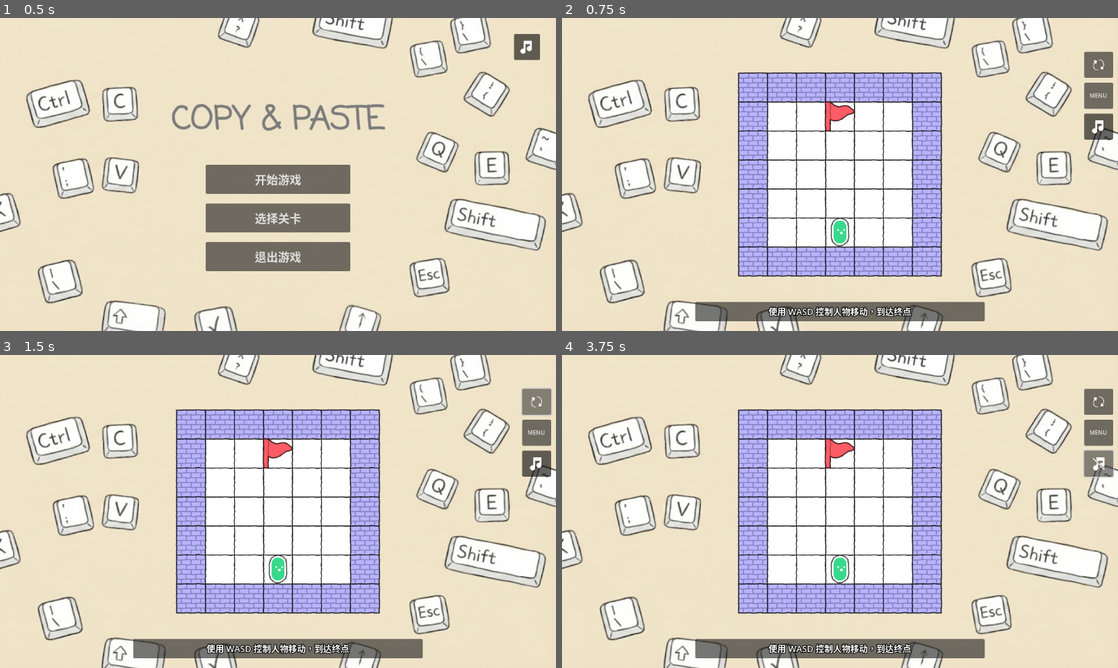
Above: before the commit, frames 1-4 (two rows, left to right).
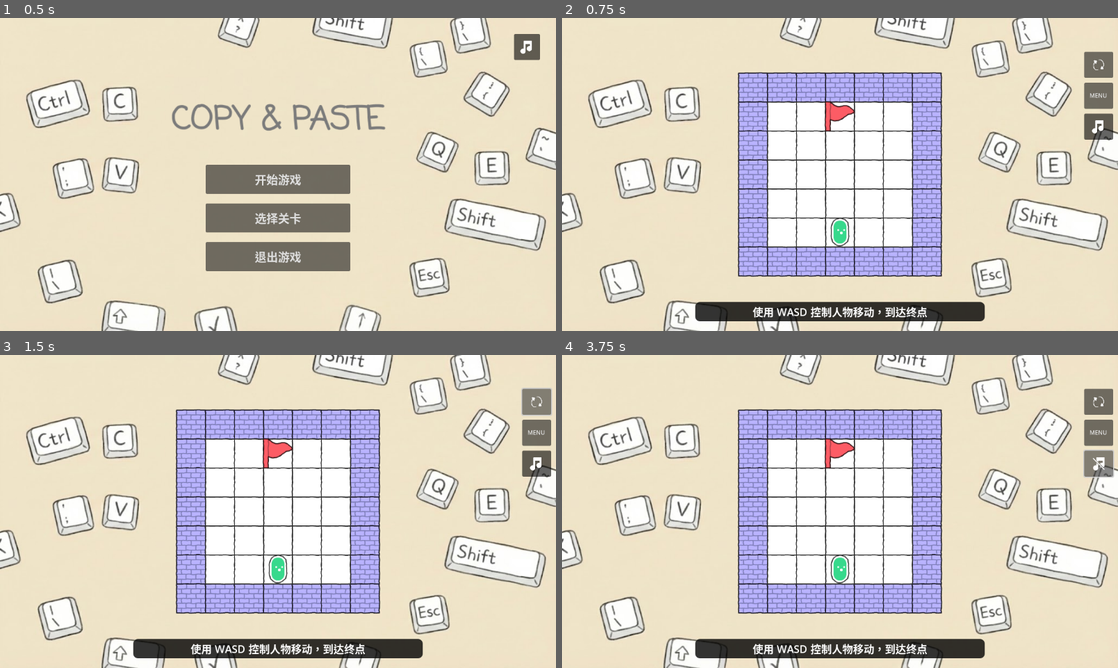
Above: after the commit, the same moments.

Repository: 494311870/jam-mask
Game: Godot game, scene res://scenes/main_menu.tscn
The game is run twice, just before and just after one commit, with the same random seed, the same clock (stepped at 60 frames per second) and the same inputs.
Inputs (mouse positions are in pixels of both pictures, inside the frame that each line leads up to):
- Up to frame 1 (0.5 s): no input
- Up to frame 2 (0.75 s): click "开始游戏" at 0.5 s
- Up to frame 3 (1.5 s): click (539, 401) at 1.25 s
- Up to frame 4 (3.75 s): click (1101, 401) at 2 s; click (1101, 401) at 2.75 s; click (1101, 464) at 3.5 s

Frame 1 is identical in both runs. In frame 2, 3.0% of the frame differs, in the area x 23-77%, y 90-97%; in frame 3, 3.0%; in frame 4, 3.0%.

Commit message:
修改菜单样式

Diff:
--- a/scenes/main.tscn
+++ b/scenes/main.tscn
@@ -8,6 +8,13 @@
 [ext_resource type="Script" uid="uid://dqhtv8otmp3dc" path="res://scenes/main_ui.gd" id="6_main_ui"]
 [ext_resource type="Texture2D" uid="uid://bwhskl0nr5eqt" path="res://art/ui/DoubleCircleArrows1.png" id="7_restart_icon"]
 [ext_resource type="Texture2D" uid="uid://bfd3yfqef0wpd" path="res://art/ui/Music-On.png" id="8_music_on"]
+
+[sub_resource type="StyleBoxFlat" id="StyleBoxFlat_tipki"]
+bg_color = Color(0, 0, 0, 0.8)
+corner_radius_top_left = 10
+corner_radius_top_right = 10
+corner_radius_bottom_right = 10
+corner_radius_bottom_left = 10
 
 [node name="Main" type="Node2D"]
 script = ExtResource("1_main")
@@ -128,14 +135,14 @@
 
 [node name="Panel" type="Panel" parent="MainUI/HintContainer"]
 layout_mode = 2
+theme_override_styles/panel = SubResource("StyleBoxFlat_tipki")
 
 [node name="LabelHint" type="Label" parent="MainUI/HintContainer"]
 unique_name_in_owner = true
 custom_minimum_size = Vector2(300, 0)
 layout_mode = 2
 theme_override_colors/font_outline_color = Color(0, 0, 0, 1)
-theme_override_constants/outline_size = 6
-theme_override_font_sizes/font_size = 18
+theme_override_font_sizes/font_size = 22
 text = "Level Hint"
 horizontal_alignment = 1
 vertical_alignment = 1
--- a/scenes/viewfinder/shape_inventory_ui.tscn
+++ b/scenes/viewfinder/shape_inventory_ui.tscn
@@ -37,6 +37,7 @@
 
 [node name="Title" type="Label" parent="Panel/MarginContainer/VBoxContainer"]
 layout_mode = 2
+theme_override_font_sizes/font_size = 18
 text = "可用取景器"
 horizontal_alignment = 1
 
--- a/scenes/viewfinder/viewfinder_system.tscn
+++ b/scenes/viewfinder/viewfinder_system.tscn
@@ -1,8 +1,13 @@
-[gd_scene load_steps=4 format=3 uid="uid://bfvtfqii1ytgf"]
+[gd_scene load_steps=6 format=3 uid="uid://bfvtfqii1ytgf"]
 
 [ext_resource type="Script" uid="uid://dy6si7stf21j6" path="res://scenes/viewfinder/viewfinder_system.gd" id="1_vfs"]
 [ext_resource type="PackedScene" uid="uid://bl6qtwotfl4wm" path="res://scenes/viewfinder/tip_ui.tscn" id="2_tt4el"]
 [ext_resource type="PackedScene" uid="uid://cx6q8p7v8n2y" path="res://scenes/viewfinder/shape_inventory_ui.tscn" id="3_inv"]
+
+[sub_resource type="Theme" id="Theme_070pm"]
+
+[sub_resource type="StyleBoxFlat" id="StyleBoxFlat_070pm"]
+bg_color = Color(0, 0, 0, 0.8)
 
 [node name="ViewfinderSystem" type="Node2D" groups=["viewfinder_system"]]
 script = ExtResource("1_vfs")
@@ -28,6 +33,7 @@
 offset_top = 80.0
 offset_right = 220.0
 offset_bottom = -20.0
+theme = SubResource("Theme_070pm")
 
 [node name="Panel" type="Panel" parent="ViewfinderUI/Control"]
 custom_minimum_size = Vector2(0, 60)
@@ -35,6 +41,7 @@
 anchors_preset = 10
 anchor_right = 1.0
 grow_horizontal = 2
+theme_override_styles/panel = SubResource("StyleBoxFlat_070pm")
 
 [node name="HBoxContainer2" type="HBoxContainer" parent="ViewfinderUI/Control/Panel"]
 layout_mode = 1
@@ -76,6 +83,7 @@
 unique_name_in_owner = true
 custom_minimum_size = Vector2(0, 23)
 layout_mode = 2
+theme_override_font_sizes/font_size = 20
 text = "当前模式: 交互 (可以使用方向键移动)"
 horizontal_alignment = 1
 vertical_alignment = 1
Not shown: 1 places in scenes/main.tscn that only renumber resources
